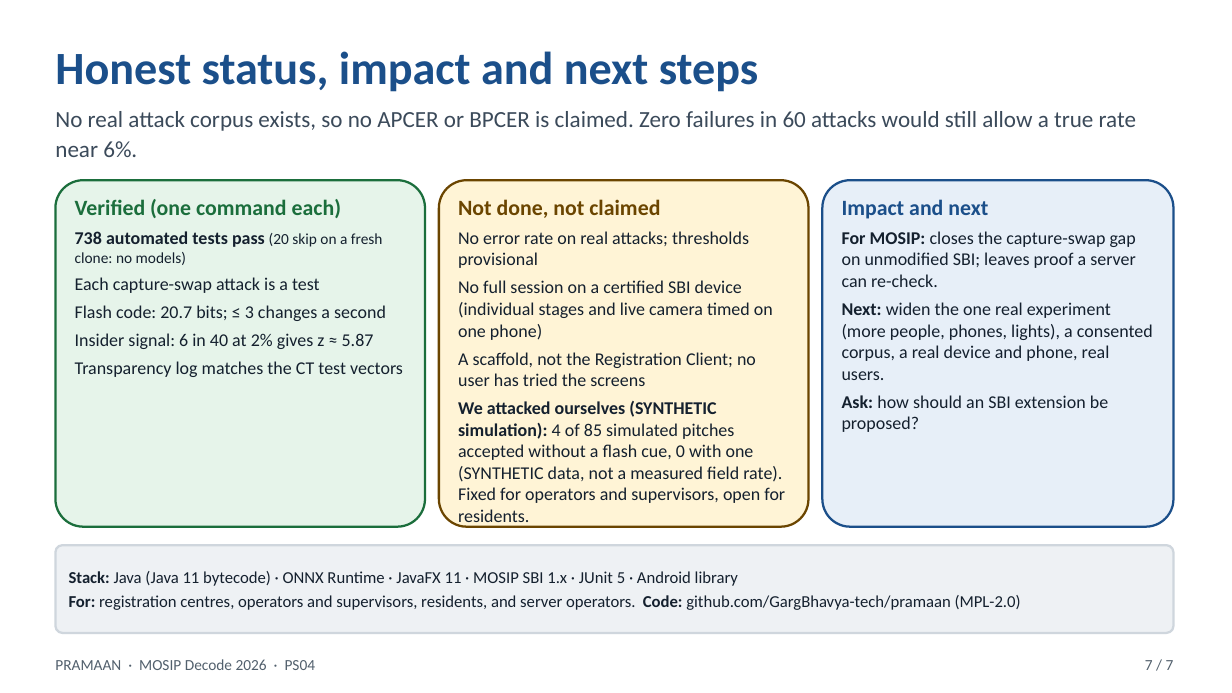
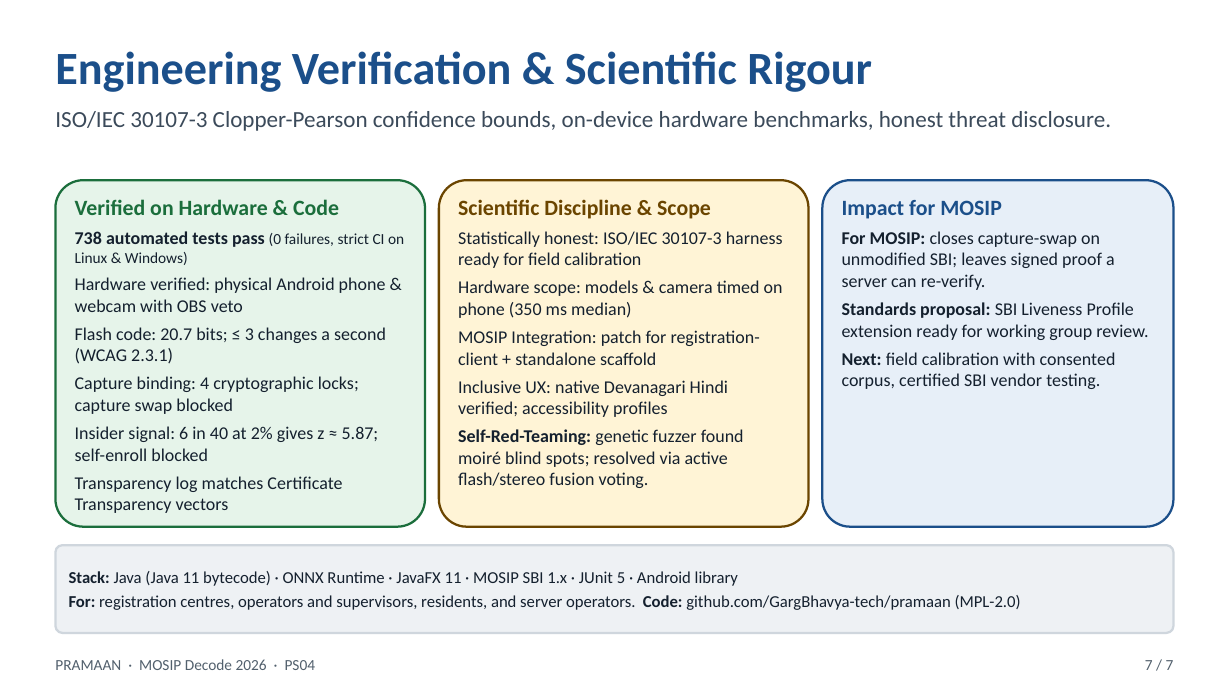
Before and after one commit to GargBhavya-tech/pramaan, a slide deck: slide 7 of docs/submission/PRAMAAN-pitch-7slides.pptx. Drawn at 1232x693 pixels with LibreOffice and Linux fonts; fonts in the diff are those of the drawing. Boxes give left, top, right and bottom in pixels: in the first picture for what was removed or moved away, otherwise in the second. Text is boxed around its words. In the diff, an @@ line names an element or a change of style, - is before the commit and + after.

Commit message:
docs(pitch): elevate presentation narrative, hardware verification, and ISO 30107-3 rigour

```diff
--- a/docs/submission/PRAMAAN-pitch-7slides.pptx
+++ b/docs/submission/PRAMAAN-pitch-7slides.pptx
@@ text at box(55, 51, 872, 92): text changed @@
-Honest status, impact and next steps
+Engineering Verification & Scientific Rigour
@@ text at box(55, 111, 1111, 131): text changed @@
-No real attack corpus exists, so no APCER or BPCER is claimed. Zero failures in 60 attacks would still allow a true rate near 6%.
+ISO/IEC 30107-3 Clopper-Pearson confidence bounds, on-device hardware benchmarks, honest threat disclosure.
@@ text in rounded rectangle at box(75, 199, 404, 513): text changed @@
-Verified (one command each)
-738 automated tests pass (20 skip on a fresh clone: no models)
-Each capture-swap attack is a test
-Flash code: 20.7 bits; ≤ 3 changes a second
-Insider signal: 6 in 40 at 2% gives z ≈ 5.87
-Transparency log matches the CT test vectors
+Verified on Hardware & Code
+738 automated tests pass (0 failures, strict CI on Linux & Windows)
+Hardware verified: physical Android phone & webcam with OBS veto
+Flash code: 20.7 bits; ≤ 3 changes a second (WCAG 2.3.1)
+Capture binding: 4 cryptographic locks; capture swap blocked
+Insider signal: 6 in 40 at 2% gives z ≈ 5.87; self-enroll blocked
+Transparency log matches Certificate Transparency vectors
@@ text in rounded rectangle at box(458, 199, 783, 488): text changed @@
-Not done, not claimed
-No error rate on real attacks; thresholds provisional
-No full session on a certified SBI device (individual stages and live camera timed on one phone)
-A scaffold, not the Registration Client; no user has tried the screens
-We attacked ourselves (SYNTHETIC simulation): 4 of 85 simulated pitches accepted without a flash cue, 0 with one (SYNTHETIC data, not a measured field rate). Fixed for operators and supervisors, open for residents.
+Scientific Discipline & Scope
+Statistically honest: ISO/IEC 30107-3 harness ready for field calibration
+Hardware scope: models & camera timed on phone (350 ms median)
+MOSIP Integration: patch for registration-client + standalone scaffold
+Inclusive UX: native Devanagari Hindi verified; accessibility profiles
+Self-Red-Teaming: genetic fuzzer found moiré blind spots; resolved via active flash/stereo fusion voting.
@@ text in rounded rectangle at box(842, 200, 1148, 389): text changed @@
-Impact and next
-For MOSIP: closes the capture-swap gap on unmodified SBI; leaves proof a server can re-check.
-Next: widen the one real experiment (more people, phones, lights), a consented corpus, a real device and phone, real users.
-Ask: how should an SBI extension be proposed?
+Impact for MOSIP
+For MOSIP: closes capture-swap on unmodified SBI; leaves signed proof a server can re-verify.
+Standards proposal: SBI Liveness Profile extension ready for working group review.
+Next: field calibration with consented corpus, certified SBI vendor testing.
```
Also in this commit, not shown: 1 other slide changed, 5 other files.
